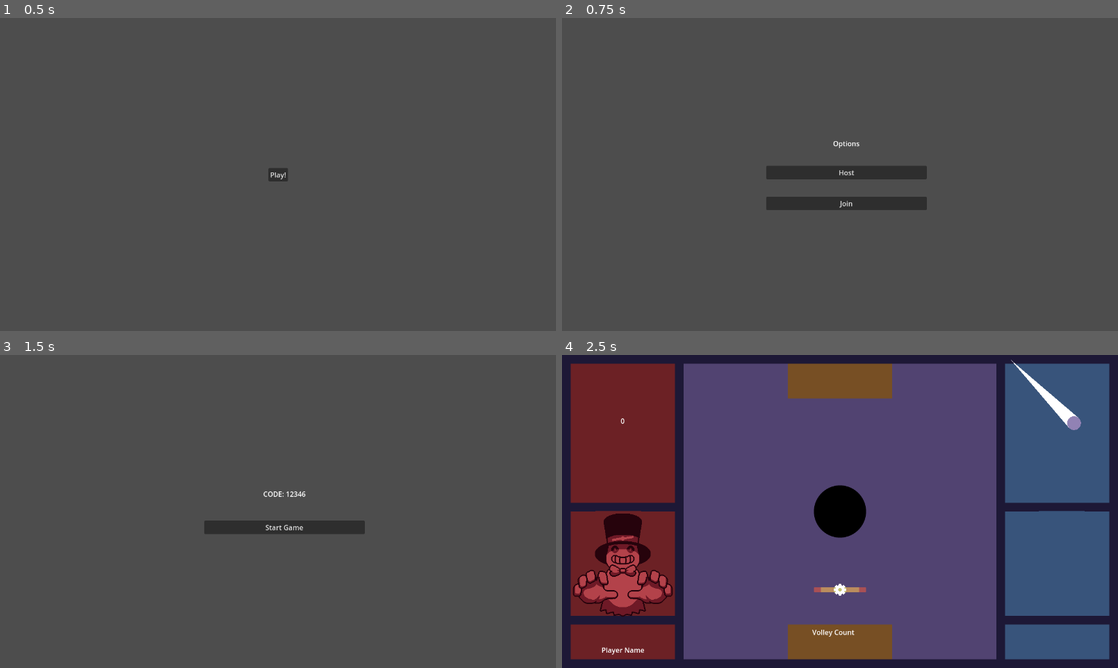
Above: before the commit, frames 1-4 (two rows, left to right).
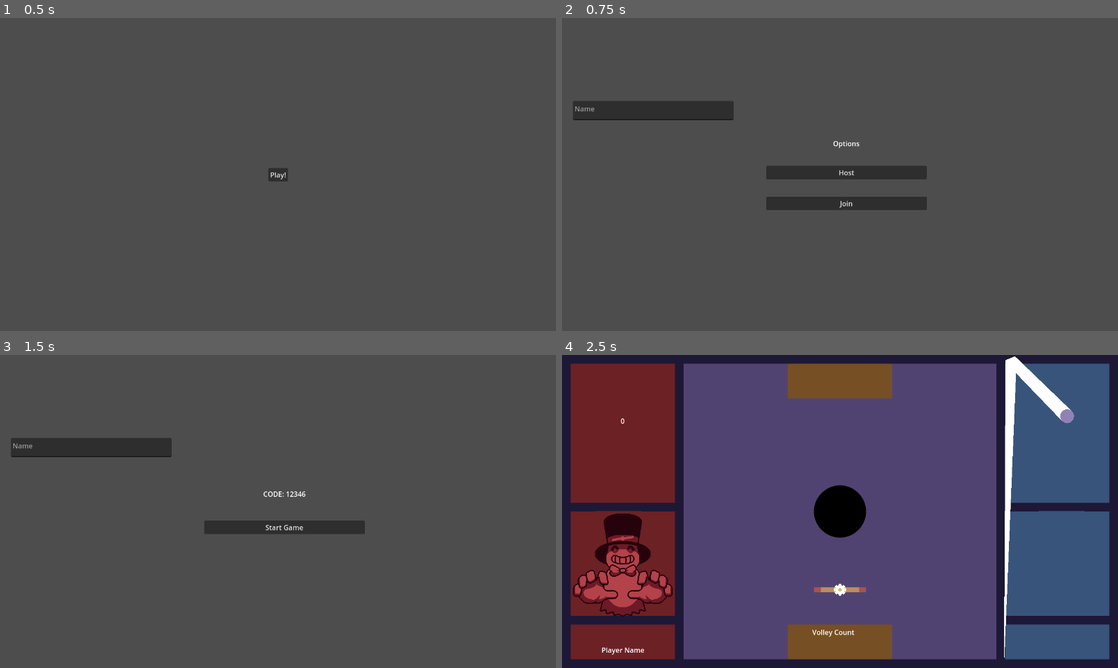
Above: after the commit, the same moments.

Repository: GDbreak/opong
Game: Godot game, scene res://scenes/main.tscn
Two runs of this game, one before a commit and one after it. Both use one fixed random seed, a clock stepped at 60 frames per second and the inputs below.
Inputs:
- Up to frame 1 (0.5 s): no input
- Up to frame 2 (0.75 s): click "Play!" at 0.5 s
- Up to frame 3 (1.5 s): click "Host" at 1.25 s
- Up to frame 4 (2.5 s): click "Start Game" at 2 s

Frame 1 is identical in both runs. In frame 2, 1.7% of the frame differs, in the area x 2-31%, y 26-33%; in frame 3, 1.7%; in frame 4, 1.4%.

Commit message:
bare minimum setup of host and client multiplayer

Diff:
--- a/project.godot
+++ b/project.godot
@@ -14,6 +14,10 @@
 run/main_scene="res://scenes/main.tscn"
 config/features=PackedStringArray("4.2", "GL Compatibility")
 config/icon="res://icon.svg"
+
+[autoload]
+
+Lobby="*res://scenes/autoload/lobby.gd"
 
 [display]
 
--- /dev/null
+++ b/scenes/autoload/lobby.gd
@@ -0,0 +1,107 @@
+extends Node
+
+# Autoload named Lobby
+
+# These signals can be connected to by a UI lobby scene or the game scene.
+signal player_connected(peer_id, player_info)
+signal player_disconnected(peer_id)
+signal server_disconnected
+
+const PORT = 7000
+const DEFAULT_SERVER_IP = "127.0.0.1" # IPv4 localhost
+const MAX_CONNECTIONS = 2
+
+# This will contain player info for every player,
+# with the keys being each player's unique IDs.
+var players = {}
+
+# This is the local player info. This should be modified locally
+# before the connection is made. It will be passed to every other peer.
+# For example, the value of "name" can be set to something the player
+# entered in a UI scene.
+var player_info = {"name": "Name"}
+
+var players_loaded = 0
+
+func _ready():
+	multiplayer.peer_connected.connect(_on_player_connected)
+	multiplayer.peer_disconnected.connect(_on_player_disconnected)
+	multiplayer.connected_to_server.connect(_on_connected_ok)
+	multiplayer.connection_failed.connect(_on_connected_fail)
+	multiplayer.server_disconnected.connect(_on_server_disconnected)
+
+
+func join_game(address = ""):
+	if address.is_empty():
+		address = DEFAULT_SERVER_IP
+	var peer = ENetMultiplayerPeer.new()
+	var error = peer.create_client(address, PORT)
+	if error:
+		print(error)
+		return error
+	print("Joined game!")
+	multiplayer.multiplayer_peer = peer
+
+
+func create_game():
+	var peer = ENetMultiplayerPeer.new()
+	var error = peer.create_server(PORT, MAX_CONNECTIONS)
+	if error:
+		print(error)
+		return error
+	multiplayer.multiplayer_peer = peer
+	#potentially compress here
+	players[1] = player_info
+	print("Waiting for players!")
+	player_connected.emit(1, player_info)
+
+
+func remove_multiplayer_peer():
+	multiplayer.multiplayer_peer = null
+
+
+# When the server decides to start the game from a UI scene,
+# do Lobby.load_game.rpc(filepath)
+@rpc("call_local", "reliable")
+func load_game(game_scene_path):
+	get_tree().change_scene_to_file(game_scene_path)
+
+# Every peer will call this when they have loaded the game scene.
+@rpc("any_peer", "call_local", "reliable")
+func player_loaded():
+	if multiplayer.is_server():
+		players_loaded += 1
+		if players_loaded == players.size():
+			$/root/Game.start_game()
+			players_loaded = 0
+
+# When a peer connects, send them my player info.
+# This allows transfer of all desired data for each player, not only the unique ID.
+func _on_player_connected(id):
+	print("Player id: " + str(id))
+	_register_player.rpc_id(id, player_info)
+
+@rpc("any_peer", "reliable")
+func _register_player(new_player_info):
+	var new_player_id = multiplayer.get_remote_sender_id()
+	players[new_player_id] = new_player_info
+	player_connected.emit(new_player_id, new_player_info)
+
+func _on_player_disconnected(id):
+	players.erase(id)
+	player_disconnected.emit(id)
+
+
+func _on_connected_ok():
+	var peer_id = multiplayer.get_unique_id()
+	players[peer_id] = player_info
+	player_connected.emit(peer_id, player_info)
+
+
+func _on_connected_fail():
+	multiplayer.multiplayer_peer = null
+
+func _on_server_disconnected():
+	multiplayer.multiplayer_peer = null
+	players.clear()
+	server_disconnected.emit()
--- a/scenes/game/scripts/game.gd
+++ b/scenes/game/scripts/game.gd
@@ -25,6 +25,5 @@
 	control.add_child(newBall)
 	ball.serve()
 
-
 func _set_score_label_text(body : Paddle):
 	left_score_label.text = str(int(left_score_label.text) + 1)
--- a/scenes/lobby/lobby.tscn
+++ b/scenes/lobby/lobby_ui.tscn
@@ -1,9 +1,9 @@
 [gd_scene load_steps=5 format=3 uid="uid://c4iu4yahj6hiw"]
 
-[ext_resource type="Script" path="res://scenes/lobby/scripts/lobby.gd" id="1_h1up8"]
-[ext_resource type="Script" path="res://scenes/lobby/scripts/options_vbox_container.gd" id="2_8nnep"]
-[ext_resource type="Script" path="res://scenes/lobby/scripts/host_vbox_container.gd" id="3_htypn"]
-[ext_resource type="Script" path="res://scenes/lobby/scripts/join_vbox_container.gd" id="4_kg8ex"]
+[ext_resource type="Script" path="res://scenes/lobby/scripts/lobby_ui.gd" id="1_06nlp"]
+[ext_resource type="Script" path="res://scenes/lobby/scripts/options_vbox_container.gd" id="2_qnwot"]
+[ext_resource type="Script" path="res://scenes/lobby/scripts/host_vbox_container.gd" id="3_2mwn7"]
+[ext_resource type="Script" path="res://scenes/lobby/scripts/join_vbox_container.gd" id="4_pgbkf"]
 
 [node name="Lobby" type="Control"]
 layout_mode = 3
@@ -12,7 +12,15 @@
 anchor_bottom = 1.0
 grow_horizontal = 2
 grow_vertical = 2
-script = ExtResource("1_h1up8")
+script = ExtResource("1_06nlp")
+
+[node name="TextEdit" type="TextEdit" parent="."]
+layout_mode = 2
+offset_left = 25.0
+offset_top = 191.0
+offset_right = 395.0
+offset_bottom = 235.0
+placeholder_text = "Name"
 
 [node name="OptionsVboxContainer" type="VBoxContainer" parent="."]
 layout_mode = 1
--- a/scenes/lobby/scripts/lobby.gd
+++ b/scenes/lobby/scripts/lobby_ui.gd
@@ -1,9 +1,11 @@
-class_name Lobby
+class_name LobbyUI
 extends Control
+
 
 @onready var options_vbox_container = $OptionsVboxContainer
 @onready var host_vbox_container = $HostVboxContainer
 @onready var join_vbox_container = $JoinVboxContainer
+@onready var name_text_edit = $TextEdit
 @onready var game_scene : PackedScene = preload(game_scene_path)
 const game_scene_path : String = "res://scenes/game/game.tscn"
 
@@ -16,14 +18,15 @@
 	host_vbox_container.start_game.connect(_start_game)
 
 func _show_hosting_menu():
+	Lobby.create_game()
 	options_vbox_container.visible = false
 	host_vbox_container.visible = true
 
 func _show_joining_menu():
+	Lobby.join_game()
 	options_vbox_container.visible = false
 	join_vbox_container.visible = true
 
 func _start_game():
-	var current_scene = game_scene.instantiate()
-	get_tree().get_root().add_child(current_scene)
+	Lobby.load_game.rpc(game_scene_path)
 	self.queue_free()
--- a/scenes/menus/scripts/main_menu.gd
+++ b/scenes/menus/scripts/main_menu.gd
@@ -3,7 +3,7 @@
 
 @onready var play_button : Button = $Play
 @onready var lobby_scene : PackedScene = preload(lobby_scene_path)
-const lobby_scene_path : String = "res://scenes/lobby/lobby.tscn"
+const lobby_scene_path : String = "res://scenes/lobby/lobby_ui.tscn"
 
 func _ready():
 	play_button.pressed.connect(_start_game)
@@ -14,5 +14,5 @@
 
 func _start_game():
 	var current_scene = lobby_scene.instantiate()
-	get_tree().get_root().add_child(current_scene)
+	get_parent().add_child(current_scene)
 	self.queue_free()
--- a/scenes/scripts/main.gd
+++ b/scenes/scripts/main.gd
@@ -5,7 +5,7 @@
 ## TBD
 
 func _ready():
-	pass # Replace with function body.
+	pass
 
 func _replace_scene(caller, scene : PackedScene):
 	pass
Not shown, added: export_presets.cfg
Not shown: 1 places in scenes/game/ball.tscn that only renumber resources
Not shown: 3 places in scenes/lobby/lobby_ui.tscn that only renumber resources
